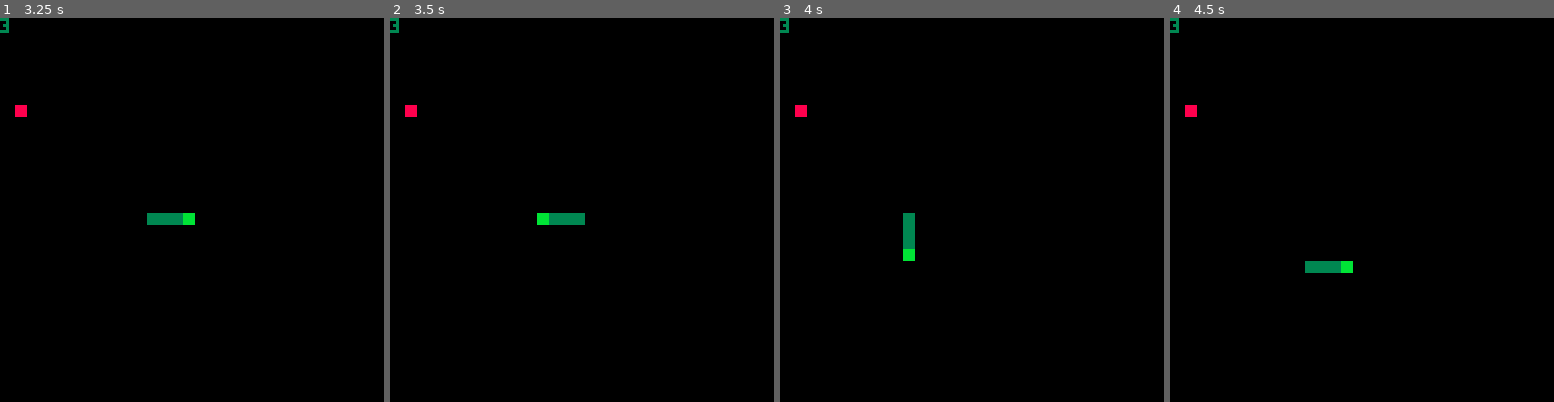
Above: before the commit, frames 1-4 (left to right).
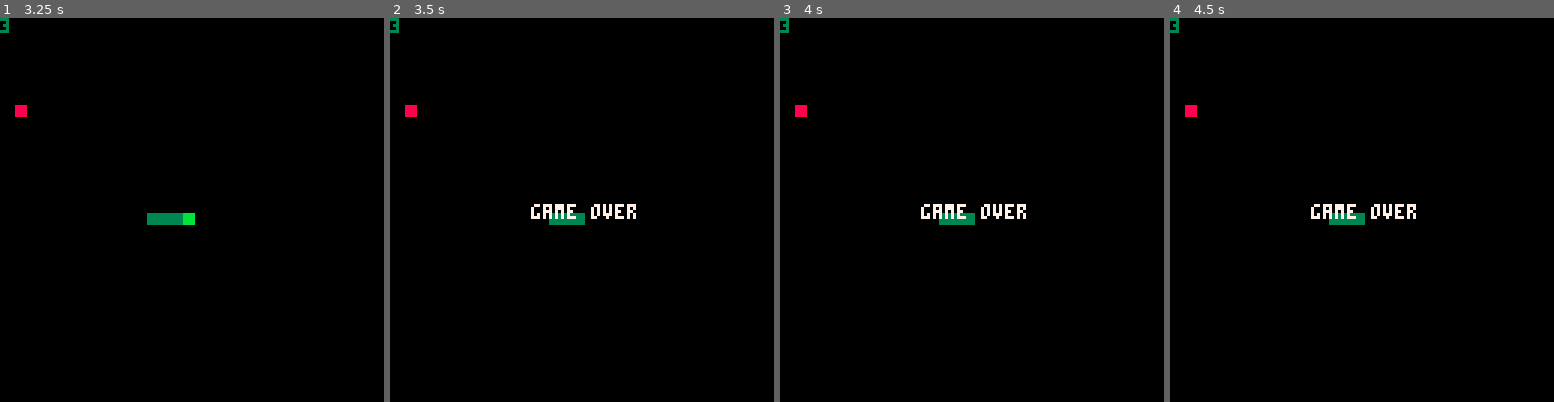
Above: after the commit, the same moments.

Repository: andrewedstrom/tweetcarts
Game: PICO-8 cartridge snake.p8
The game is run twice, just before and just after one commit, with the same random seed, the same clock (stepped at 60 frames per second) and the same inputs.
Inputs:
- Up to frame 1 (3.25 s): tap X (X key) at 0.33, 1.07, 1.85, 2.97 s; tap O (Z key) at 0.7, 1.7, 2.1, 2.5, 2.9 s; hold Right 1.6-2.1 s; hold Up 2.15-2.42 s; hold Right 2.47-3.03 s; hold Left from 3.08 s (still down)
- Up to frame 2 (3.5 s): keep holding Left; tap O (Z key) at 3.3 s
- Up to frame 3 (4 s): release Left at 3.58 s; hold Down 3.63-3.97 s; tap O (Z key) at 3.7 s
- Up to frame 4 (4.5 s): hold Right from 4.02 s (still down); tap X (X key) at 4.08 s; tap O (Z key) at 4.1 s

Frame 1 is identical in both runs. In frame 2, 0.6% of the frame differs, in the area x 36-65%, y 48-54%; in frame 3, 1.1%, in the area x 32-65%, y 48-64%; in frame 4, 1.1%.

Commit message:
make snake loseable

Diff:
--- a/snake.p8
+++ b/snake.p8
@@ -8,15 +8,16 @@
 function p()return flr(rnd(16))end
 function k(i,j,c)r(i*s+1,j*s+1,i*s+s,j*s+s,c or 8)end
 
-fx=p()fy=p()t=0
+fx=p()fy=p()t=0o=false
 ::_::
 t+=1
-if t%3==0then
+if t%3==0 and not o then
 cls()
 
 k(fx,fy)
 k(x,y,11)
 for z in all(a) do
+o=o or z[1]==x and z[2]==y
 k(z[1],z[2],3)
 end
 
@@ -40,6 +41,9 @@
 if(d==3)x+=1
 ?""..l
 end
+if o then
+?"game over",47,62,7
+end
 flip()
 goto _
 __gfx__
